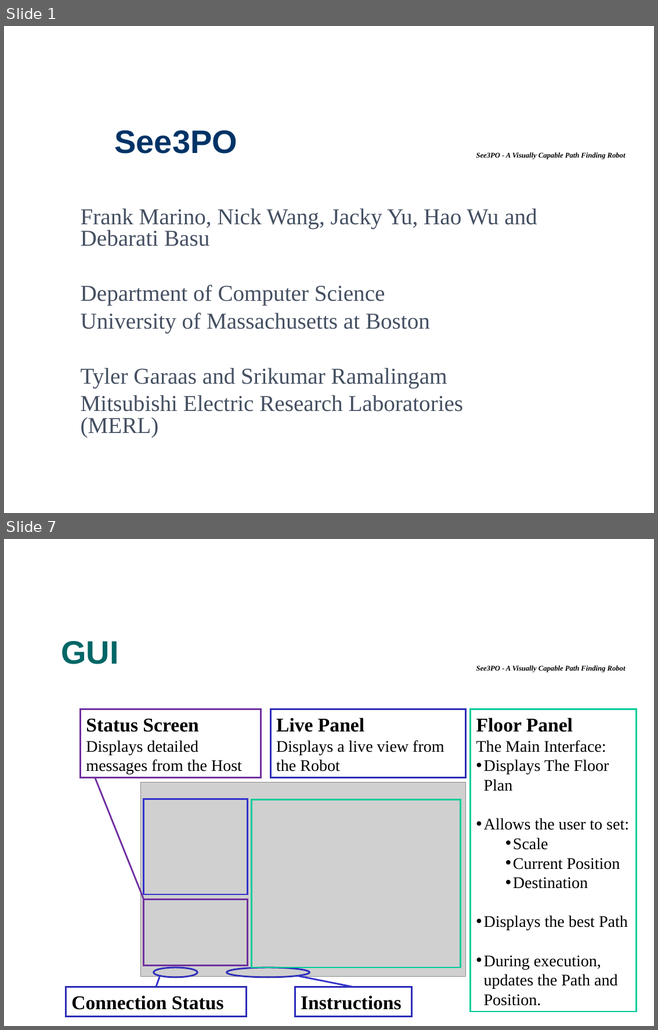
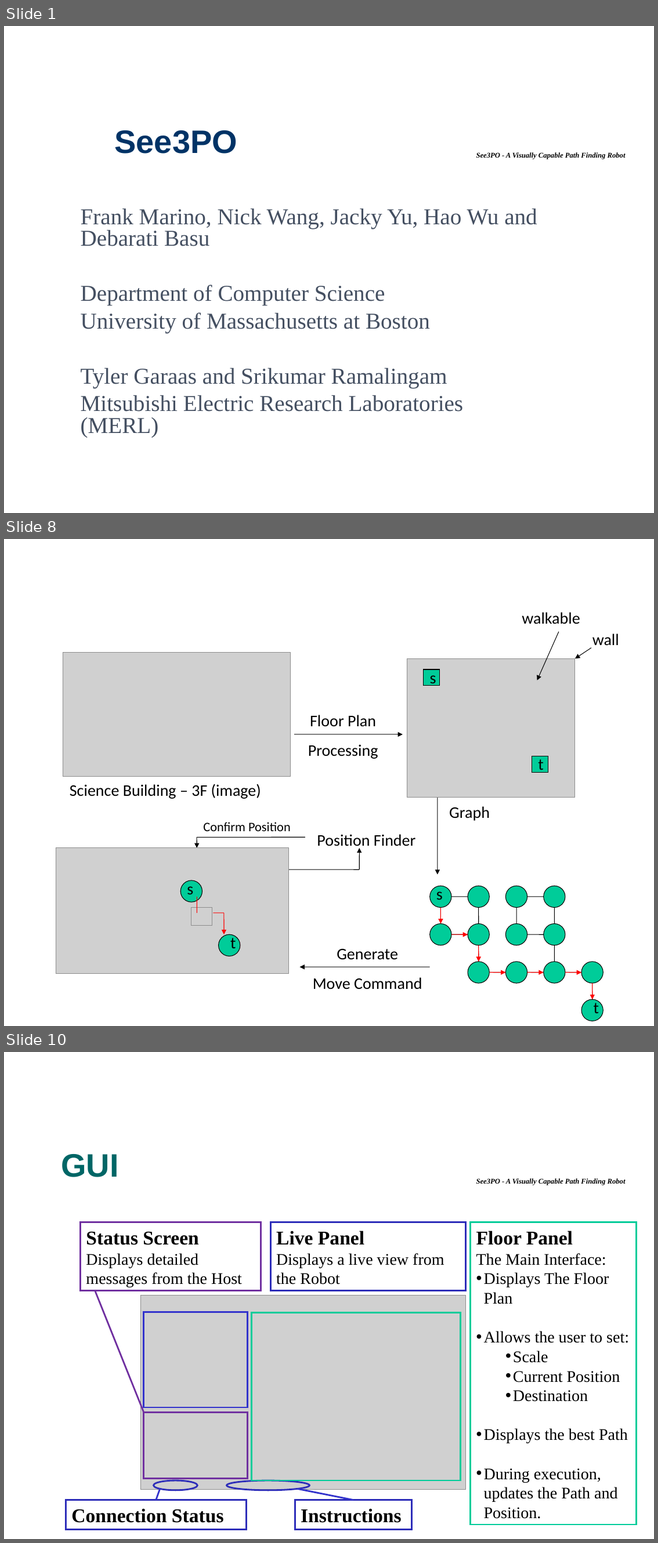
Before and after one commit to tkram01/see3po, a slide deck: Documents/PresentationFinal.ppt. Shown one above the other, each under a label of ours: slides 1 and 7 before the commit, slides 1, 8 and 10 after it; the slides between them are not shown. The pictures are 658x1030 and 658x1543 pixels, drawn with LibreOffice and Linux fonts; fonts in the diff are those of the drawing; grey boxes stand for pictures; background and template pictures are left out. Boxes give left, top, right and bottom in pixels: in the first picture for what was removed or moved away, otherwise in the second. Text is boxed around its words. In the diff, an @@ line names an element or a change of style, - is before the commit and + after.

```diff
--- a/Documents/PresentationFinal.ppt
+++ b/Documents/PresentationFinal.ppt
@@ slide 8 added at box(4, 539, 654, 1026), background picture (left out) @@
@@ picture added at box(63, 653, 291, 777) @@
@@ text added at box(308, 715, 378, 759), 20 pt, text #000000 @@
+Floor Plan
+Processing
@@ arrow added from (294, 734) to (402, 734), #000000 0.74 pt @@
@@ group added at box(407, 612, 619, 798): 4 texts, 2 arrows, 2 rectangles, 1 picture @@
+wall
+walkable
+s
+t
@@ text added at box(70, 784, 261, 799), 20 pt, text #000000 @@
+Science Building – 3F (image)
@@ arrow added from (437, 794) to (437, 875), #000000 0.74 pt @@
@@ text added at box(449, 806, 489, 821), 20 pt, text #000000 @@
+Graph
@@ group added at box(197, 822, 415, 870): 2 texts, 2 lines, 2 arrows @@
+Position Finder
+Confirm Position
@@ group added at box(56, 848, 289, 974): 2 pictures, 2 ellipses, 2 texts, 2 lines, 1 arrow @@
+s
+t
@@ text added at box(313, 949, 422, 990), 20 pt, text #000000 @@
+Generate
+Move Command
@@ arrow added from (430, 967) to (299, 967), #000000 0.74 pt @@
@@ group added at box(430, 886, 603, 1022): 14 lines, 13 ellipses, 7 arrows, 2 texts @@
+s
+t
@@ what was slide 7 is now slide 10 @@
```
Also in this commit, not shown: 9 slides changed, 4 other slides added, 1 slide removed.
